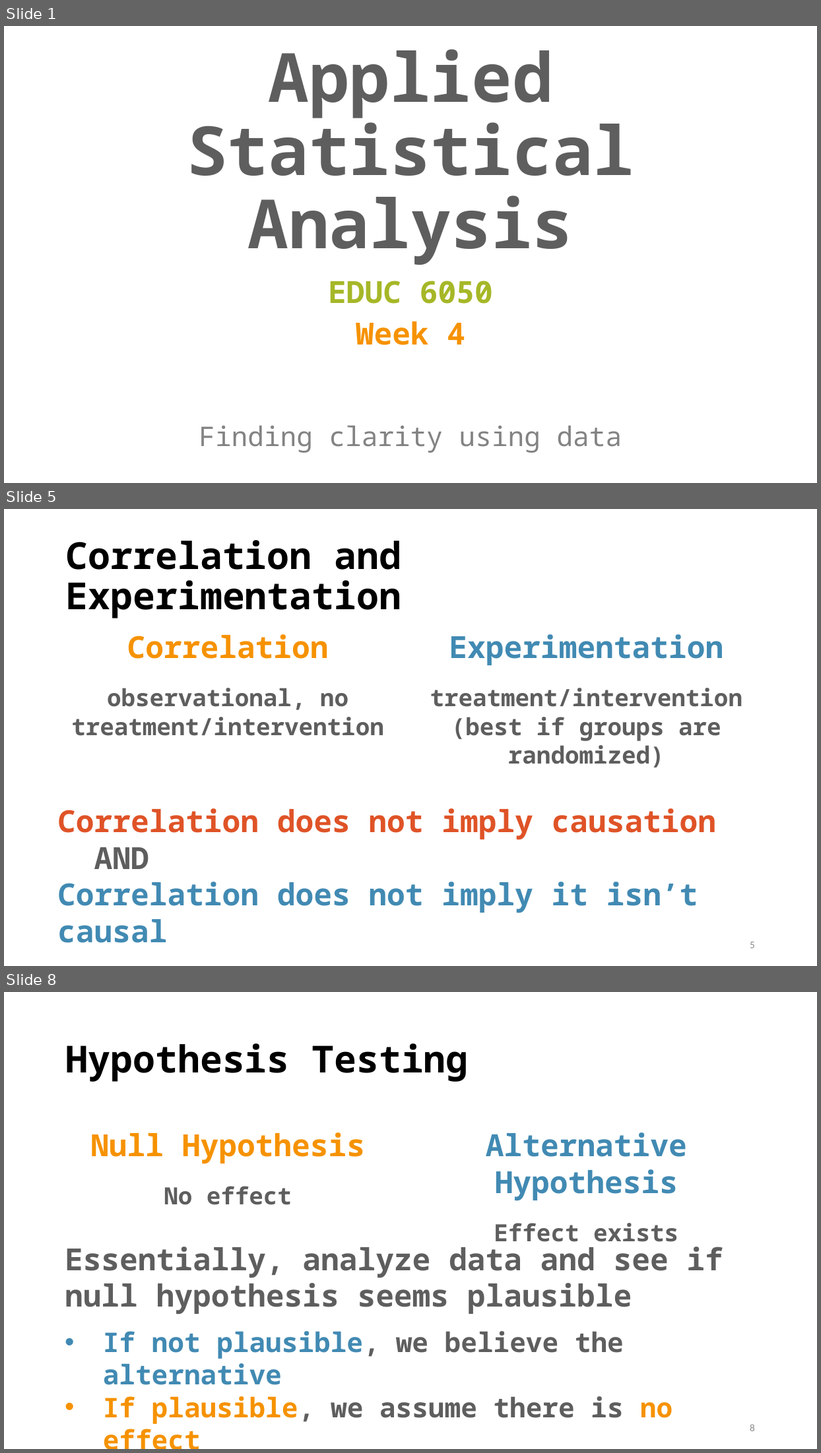
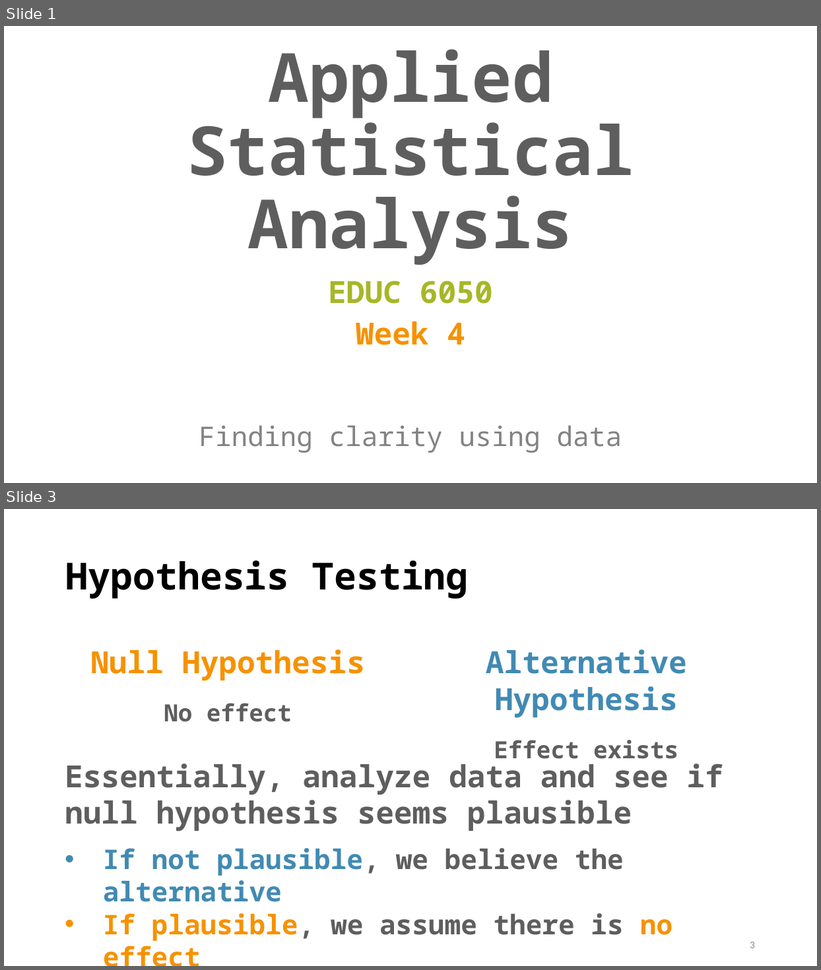
Before and after one commit to TysonStanley/EDU-6050, a slide deck: Slides/04_EDUC_6050_2018.pptx. Shown one above the other, each under a label of ours: slides 1, 5 and 8 before the commit, slides 1 and 3 after it; the slides between them are not shown. The pictures are 821x1453 and 821x970 pixels, drawn with LibreOffice and Linux fonts; fonts in the diff are those of the drawing. Boxes give left, top, right and bottom in pixels: in the first picture for what was removed or moved away, otherwise in the second. Text is boxed around its words. In the diff, an @@ line names an element or a change of style, - is before the commit and + after.

```diff
--- a/Slides/04_EDUC_6050_2018.pptx
+++ b/Slides/04_EDUC_6050_2018.pptx
@@ slide 5 removed at <box>4,509,817,966</box>, background #FFFFFF @@
@@ title removed at <box>66,540,401,619</box> @@
-Correlation and Experimentation
@@ text removed at <box>71,634,384,736</box> @@
-Correlation
-observational, no treatment/intervention
@@ text removed at <box>430,634,743,768</box> @@
-Experimentation
-treatment/intervention (best if groups are randomized)
@@ text removed at <box>57,809,716,914</box> @@
-Correlation does not imply causation
-AND
-Correlation does not imply it isn’t causal
@@ page number removed at <box>750,942,755,949</box> @@
-5
@@ what was slide 8 is now slide 3 @@
@@ page number at <box>750,942,755,949</box>: text changed @@
-8
+3
```
Also in this commit, not shown: 4 slides changed, 2 slides added, 8 other slides removed, 1 other file.
